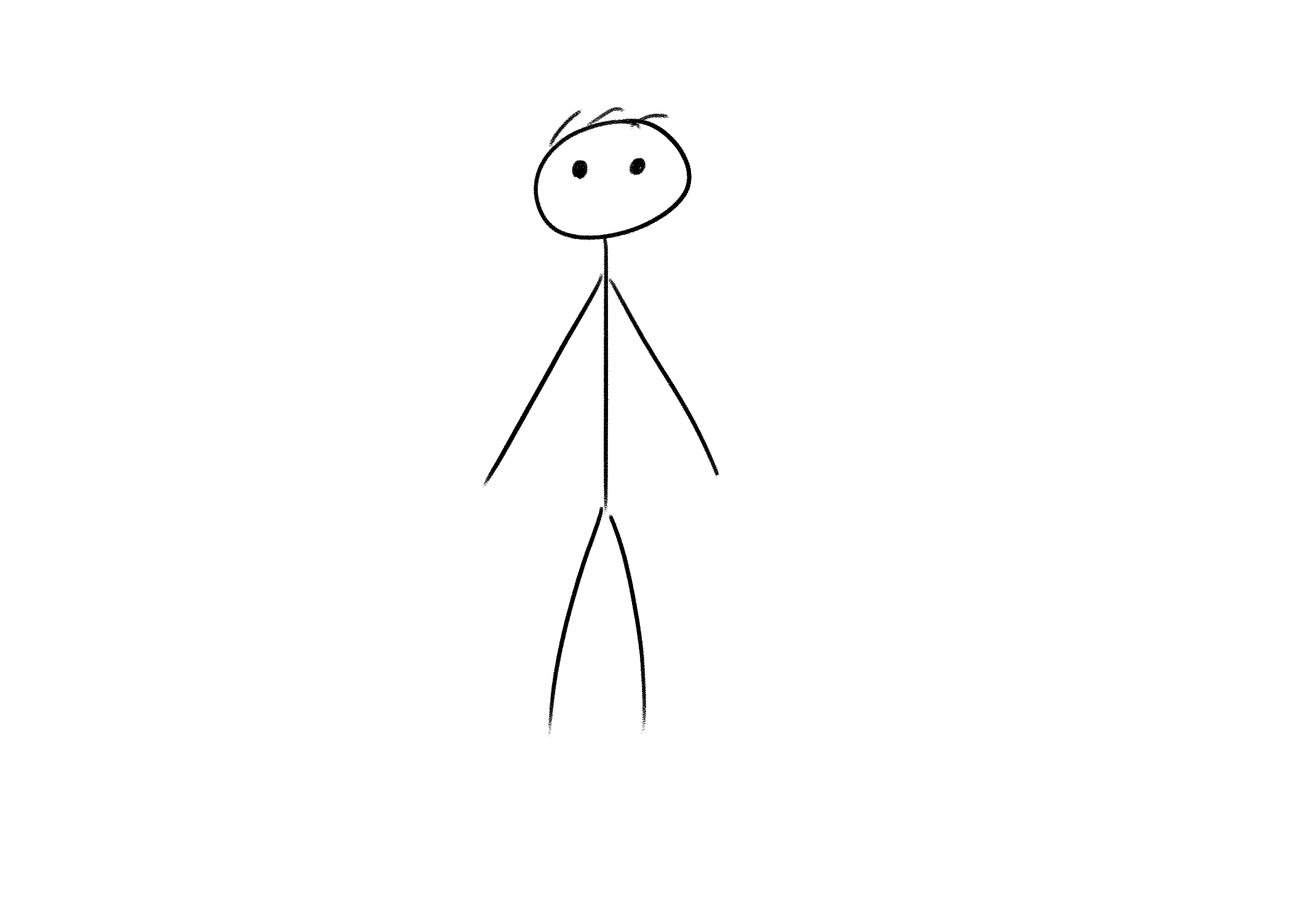
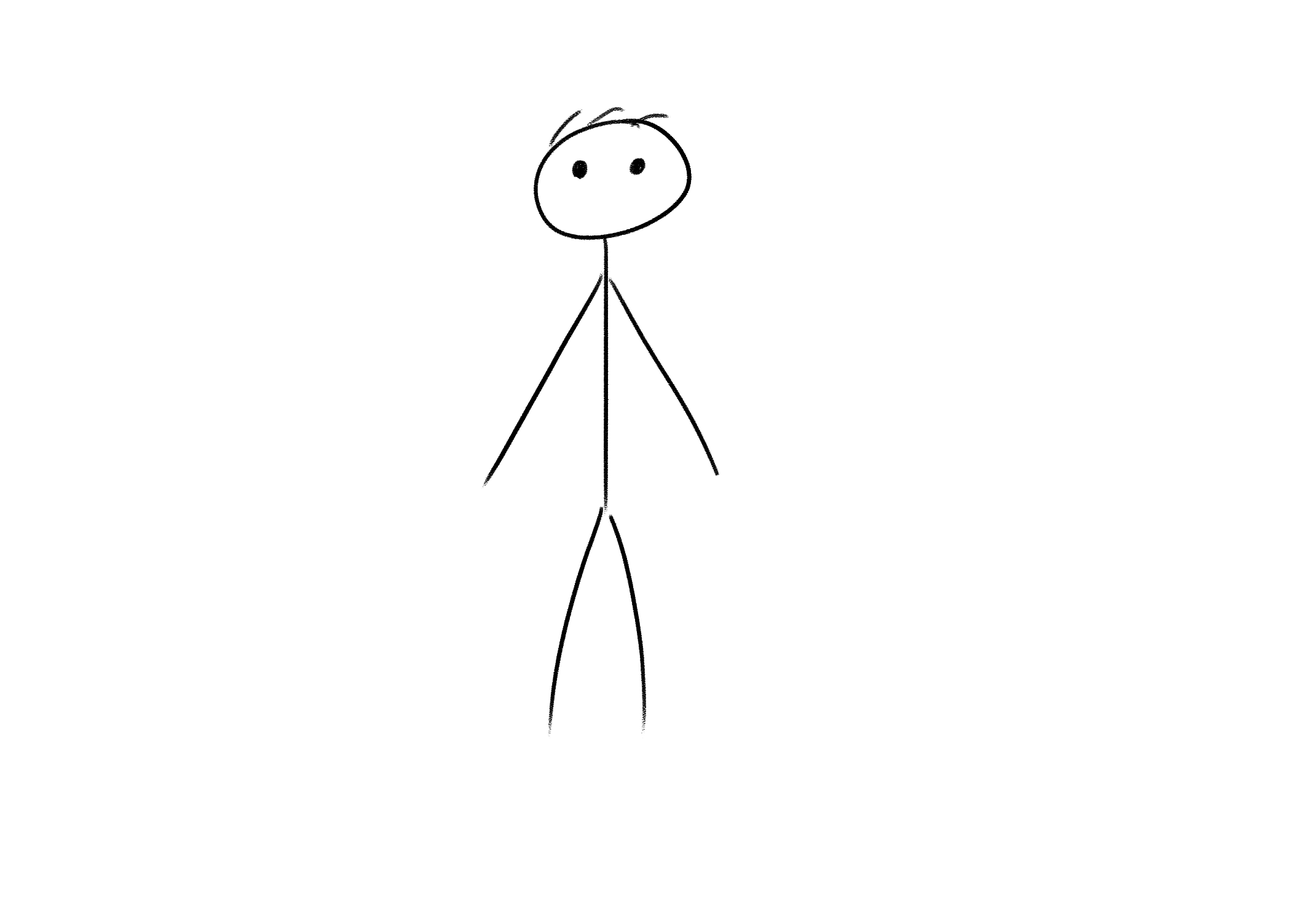
Two versions of the same layered image (1291 x 922). Layer-by-layer changes:
painted on "Head" over left=537, top=122, right=689, bottom=237
